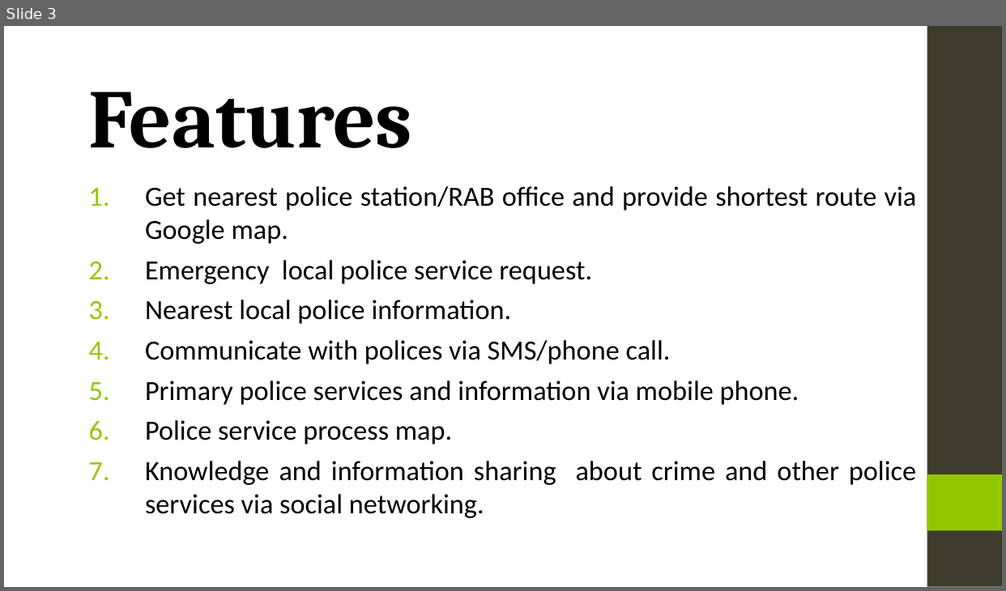
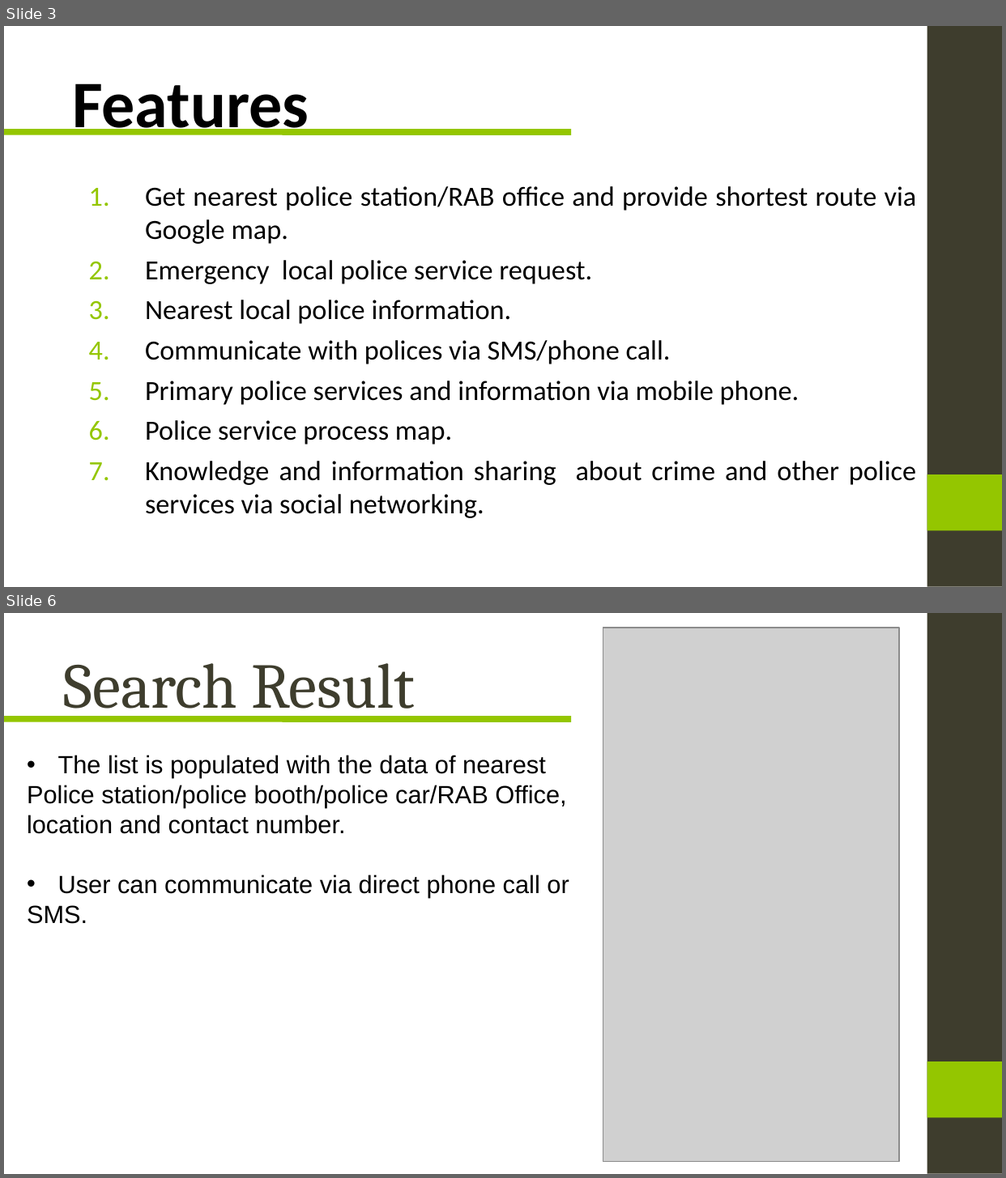
Before and after one commit to ServiceInnovationCamp/Group23, a slide deck: Team 23.ppt. Shown one above the other, each under a label of ours: slide 3 before the commit, slides 3 and 6 after it; the slides between them are not shown. The pictures are 1006x591 and 1006x1178 pixels, drawn with LibreOffice and Linux fonts; fonts in the diff are those of the drawing; grey boxes stand for pictures; background and template pictures are left out. Boxes give left, top, right and bottom in pixels: in the first picture for what was removed or moved away, otherwise in the second. Text is boxed around its words. In the diff, an @@ line names an element or a change of style, - is before the commit and + after.

Commit message:
Bangladesh Police Portal
3rd version of the presentation, 08-31-2013 7:20AM

```diff
--- a/Team 23.ppt
+++ b/Team 23.ppt
@@ slide 6 added at (4,613,1002,1174), background picture (left out); not listed: 2 template elements that a slide beside it also shows @@
@@ picture added at (603,628,899,1163) @@
@@ title added at (64,663,415,721), 46 pt, text #3E3D2D @@
+Search Result
@@ line added from (4, 719) to (571, 719), #94C600 4.51 pt @@
@@ text added at (27,755,569,924), 18 pt, text #000000 @@
+• The list is populated with the data of nearest
+Police station/police booth/police car/RAB Office,
+location and contact number.
+• User can communicate via direct phone call or
+SMS.
@@ slide 3 changed as well @@
@@ title "Features": place and size @@
-title "Features" at (89,92,413,148)
+title "Features" at (72,84,309,135)
@@ title "Features" at (72,84,309,135): size 60 to 48 pt, font Cambria to Calibri @@
@@ line added from (4, 132) to (571, 132), #94C600 4.51 pt @@
```
Also in this commit, not shown: 4 other slides changed, 4 other slides added, 3 slides removed.
